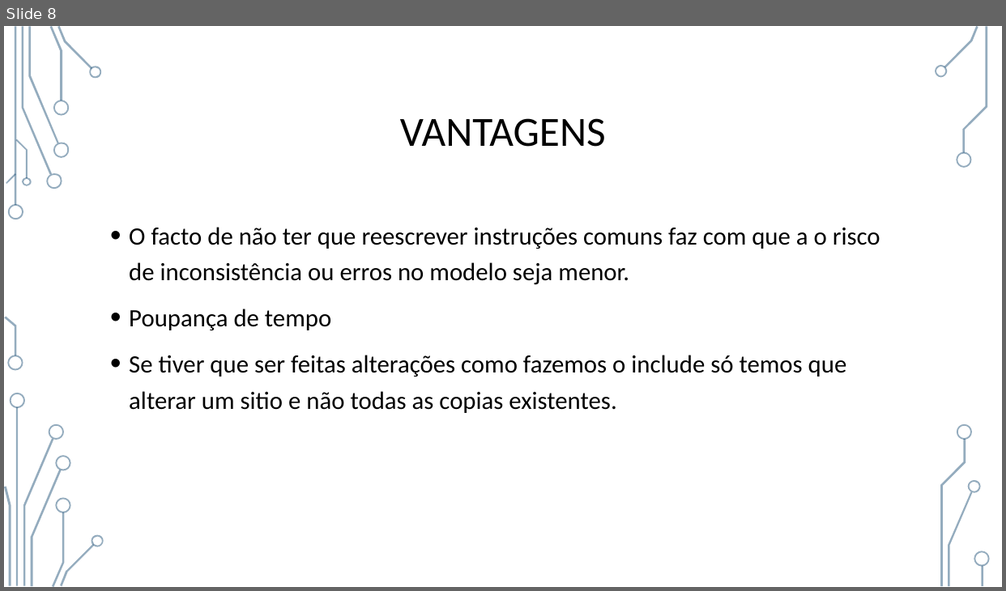
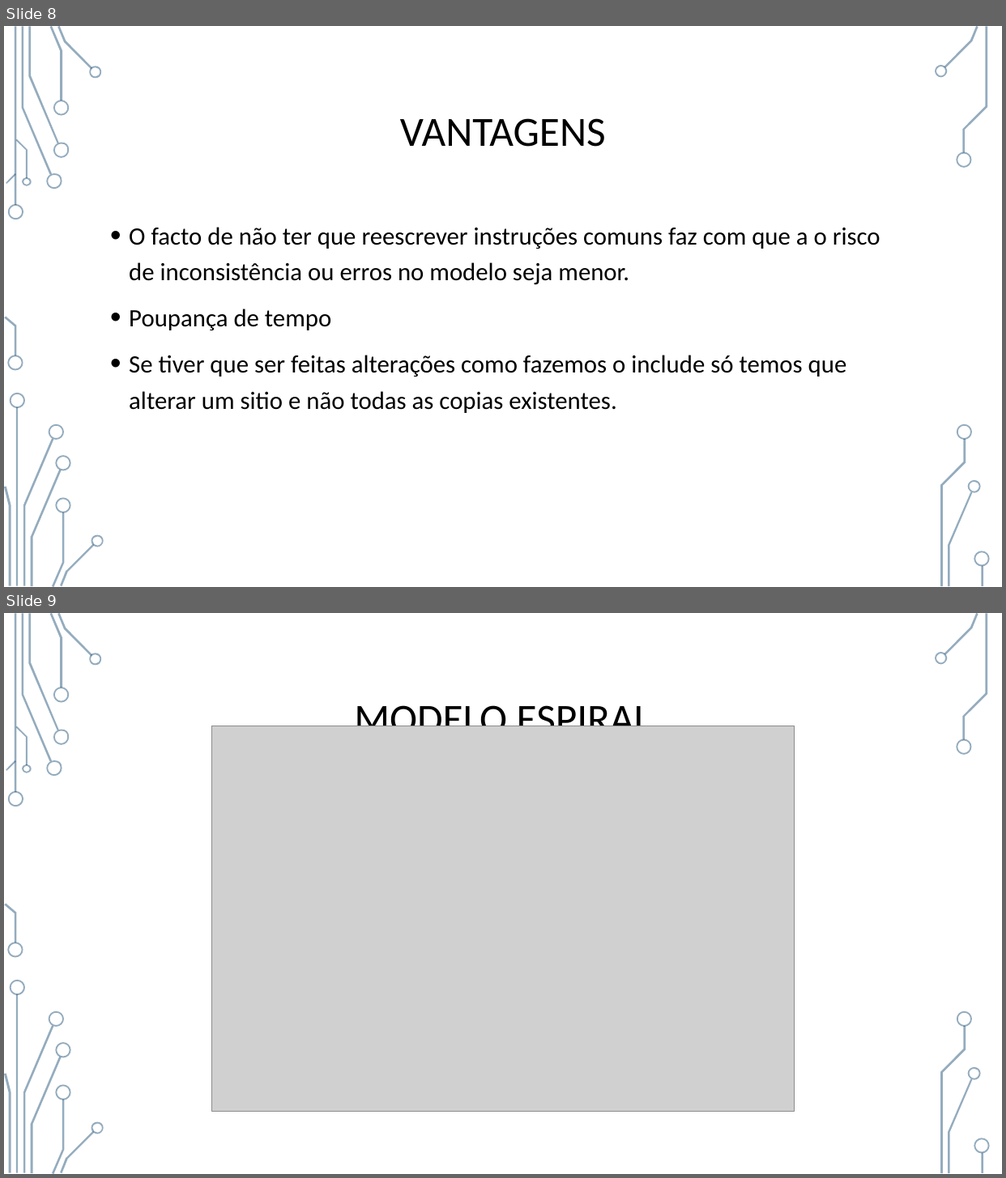
Before and after one commit to irondragonkh/Engenharia-Software-2, a slide deck: CommonSubBehavior.pptx. Shown one above the other, each under a label of ours: slide 8 before the commit, slides 8 and 9 after it. The pictures are 1006x591 and 1006x1178 pixels, drawn with LibreOffice and Linux fonts; fonts in the diff are those of the drawing; grey boxes stand for pictures; background and template pictures are left out. Boxes give left, top, right and bottom in pixels: in the first picture for what was removed or moved away, otherwise in the second. Text is boxed around its words. In the diff, an @@ line names an element or a change of style, - is before the commit and + after.

```diff
--- a/CommonSubBehavior.pptx
+++ b/CommonSubBehavior.pptx
@@ slide 9 added at (4,613,1002,1174), background picture (left out); not listed: 17 template elements that a slide beside it also shows @@
@@ rectangle added at (4,613,1002,1174), fill #FFFFFF @@
@@ title added at (354,699,652,726), 40 pt, text #000000 @@
+MODELO ESPIRAL
@@ picture added at (212,726,795,1112) @@
@@ group added at (4,613,104,1174): 24 freeform shapes, 2 rectangles @@
@@ group added at (935,613,990,1174): 9 freeform shapes, 1 rectangle @@
```
Also in this commit, not shown: 2 other files.
